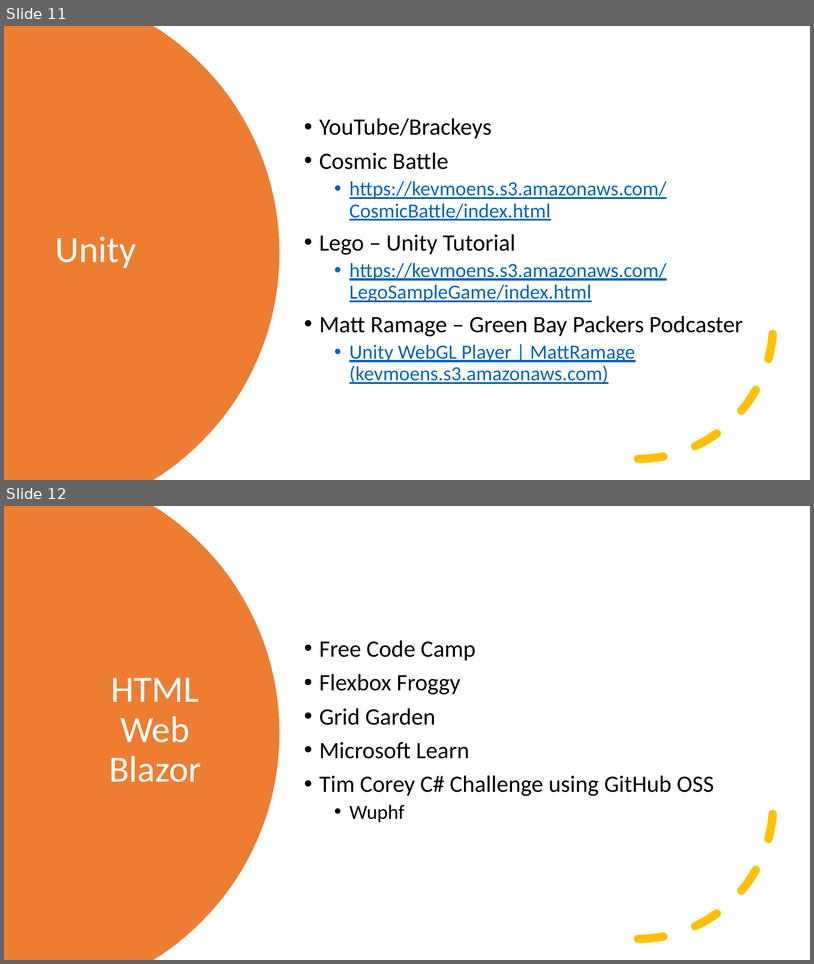
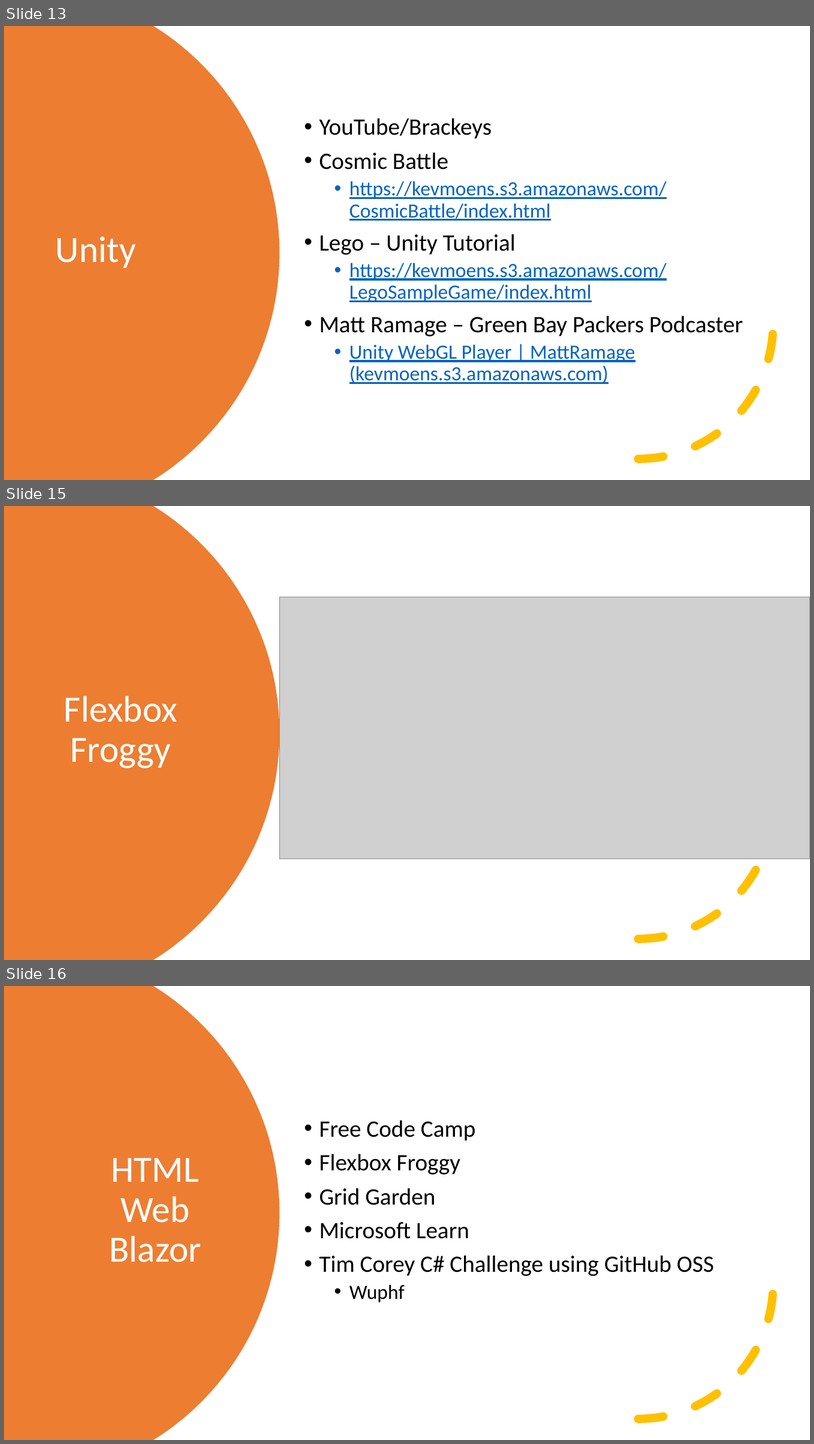
Before and after one commit to kevmoens/ThatConference2022, a slide deck: ThatConference2022.pptx. Shown one above the other, each under a label of ours: slides 11 and 12 before the commit, slides 13, 15 and 16 after it; the slides between them are not shown. The pictures are 814x964 and 814x1444 pixels, drawn with LibreOffice and Linux fonts; fonts in the diff are those of the drawing; grey boxes stand for pictures. Boxes give left, top, right and bottom in pixels: in the first picture for what was removed or moved away, otherwise in the second. Text is boxed around its words. In the diff, an @@ line names an element or a change of style, - is before the commit and + after.

```diff
--- a/ThatConference2022.pptx
+++ b/ThatConference2022.pptx
@@ slide 15 added at (4, 506, 810, 960), background #FFFFFF @@
@@ freeform shape added at (4, 506, 280, 960), fill #ED7D31 @@
@@ picture added at (280, 597, 810, 859) @@
@@ arc (boxed as its full ellipse) added at (504, 669, 774, 939), outline #FFC000 10 pt dashed @@
@@ title added at (64, 696, 177, 768), 44 pt, text #FFFFFF @@
+Flexbox Froggy
@@ what was slide 11 is now slide 13 @@
@@ what was slide 12 is now slide 16 @@
```
Also in this commit, not shown: 2 slides changed, 3 other slides added.
